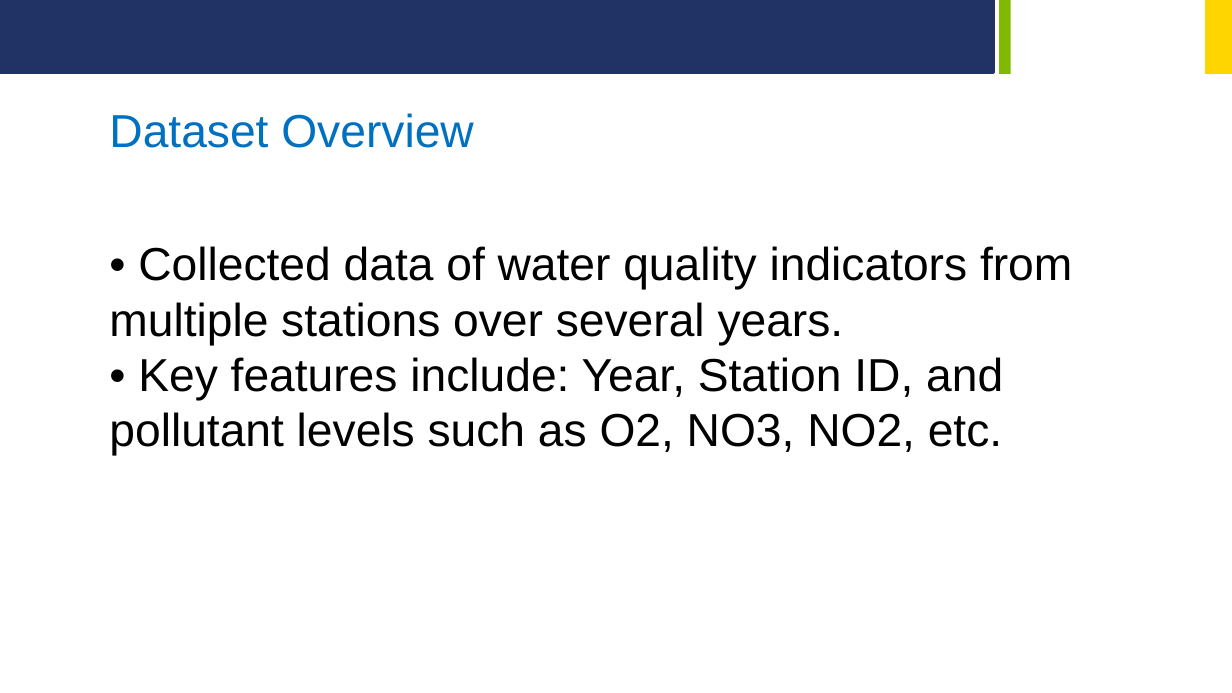
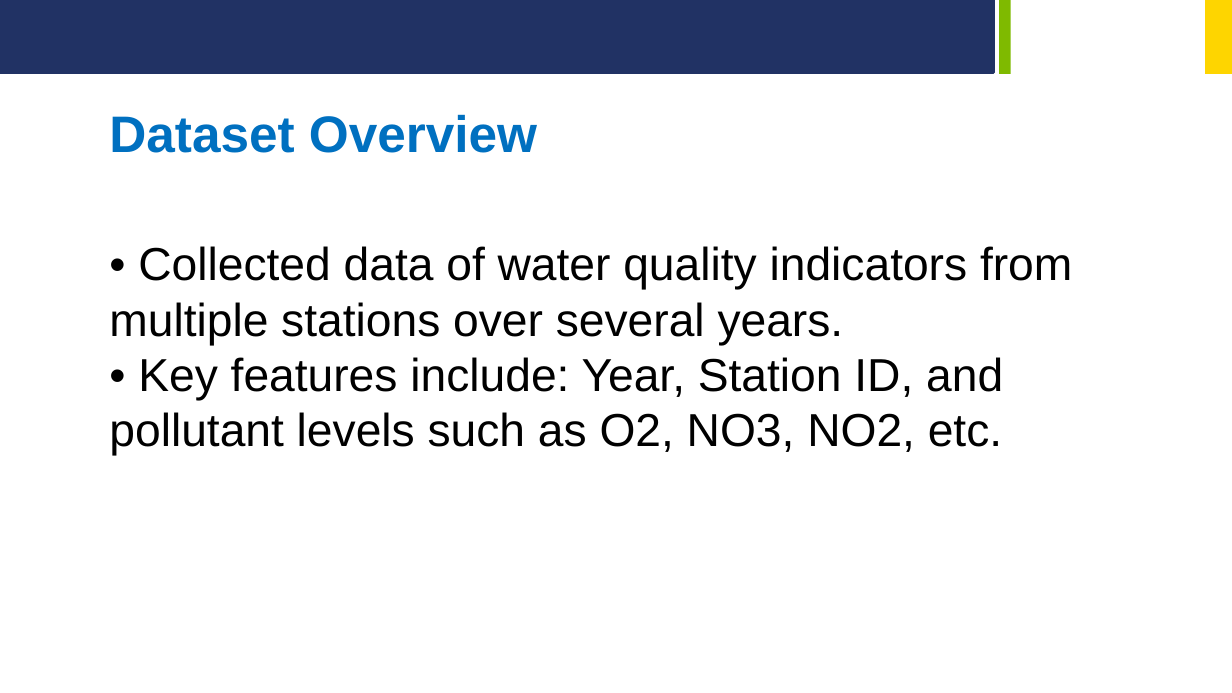
Before and after one commit to Rachi-collab/AICTE_Internship_Week2, a slide deck: slide 6 of WaterQualityPrediction-AICTE-Skills4Future.pptx. Drawn at 1232x693 pixels with LibreOffice and Linux fonts; fonts in the diff are those of the drawing; background and template pictures are left out. Boxes give left, top, right and bottom in pixels: in the first picture for what was removed or moved away, otherwise in the second. Text is boxed around its words. In the diff, an @@ line names an element or a change of style, - is before the commit and + after.

```diff
--- a/WaterQualityPrediction-AICTE-Skills4Future.pptx
+++ b/WaterQualityPrediction-AICTE-Skills4Future.pptx
@@ text "Dataset Overview" at (109,114,537,153): size 36 to 40 pt, bold on @@
```
Also in this commit, not shown: 2 other slides changed.
